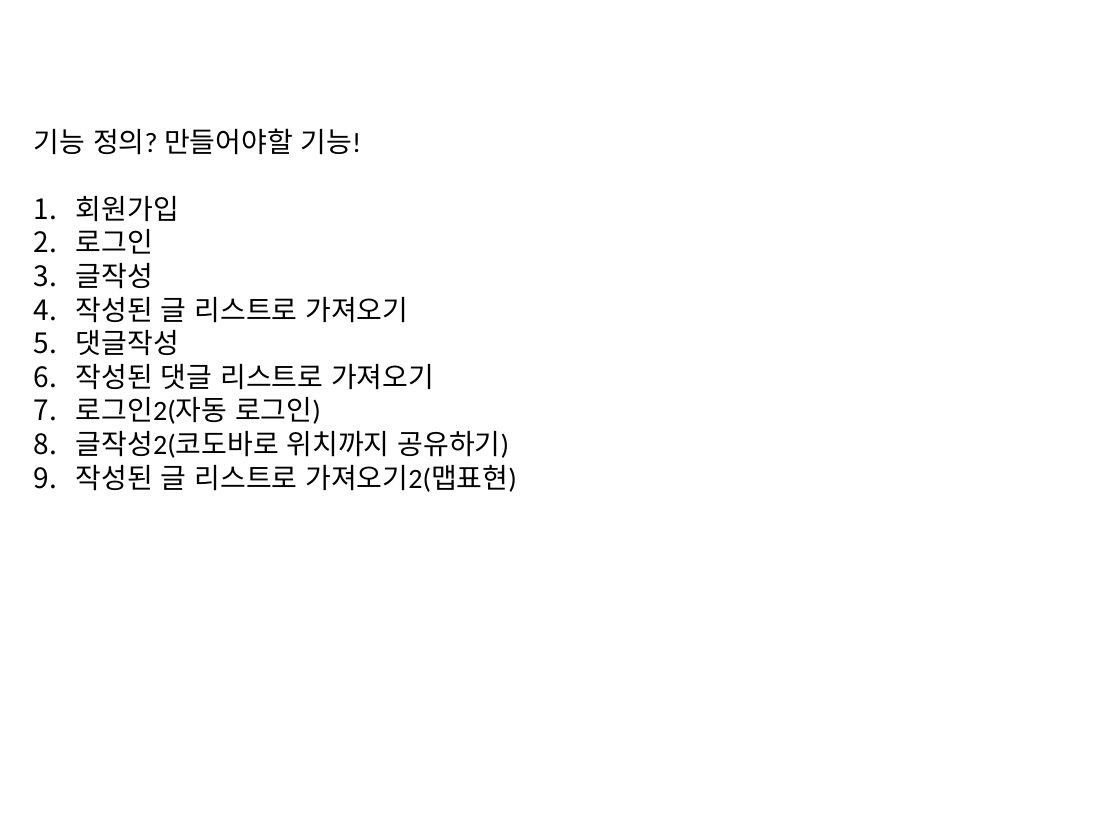
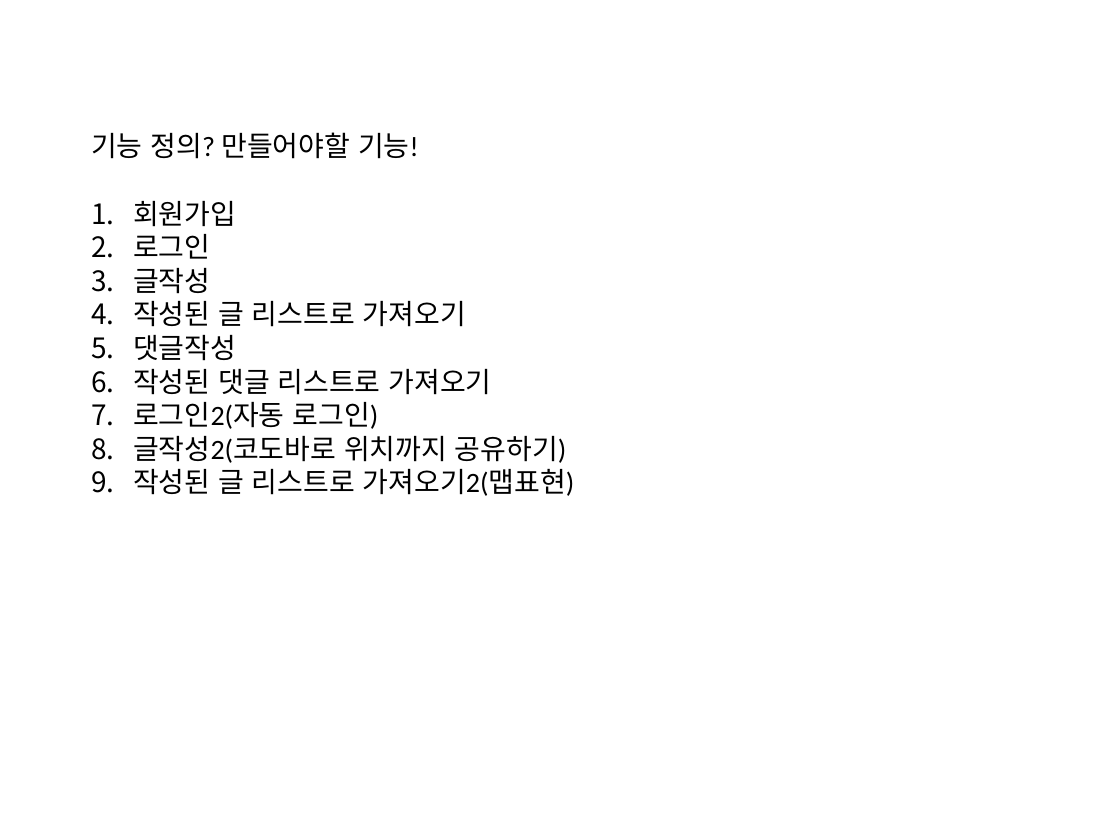
Before and after one commit to yysstory/mozzi, a slide deck: slide 42 of DOCS/1.pptx. Drawn at 1120x840 pixels with LibreOffice and Linux fonts; fonts in the diff are those of the drawing. Boxes give left, top, right and bottom in pixels: in the first picture for what was removed or moved away, otherwise in the second. Text is boxed around its words. In the diff, an @@ line names an element or a change of style, - is before the commit and + after.

```diff
--- a/DOCS/1.pptx
+++ b/DOCS/1.pptx
@@ text "기능 정의? 만들어야할 기능!" moved from (x1=34, y1=128, x2=516, y2=492) to (x1=91, y1=132, x2=574, y2=496) @@
```
Also in this commit, not shown: 8 slides added, 2 slides removed, 9 other files.
